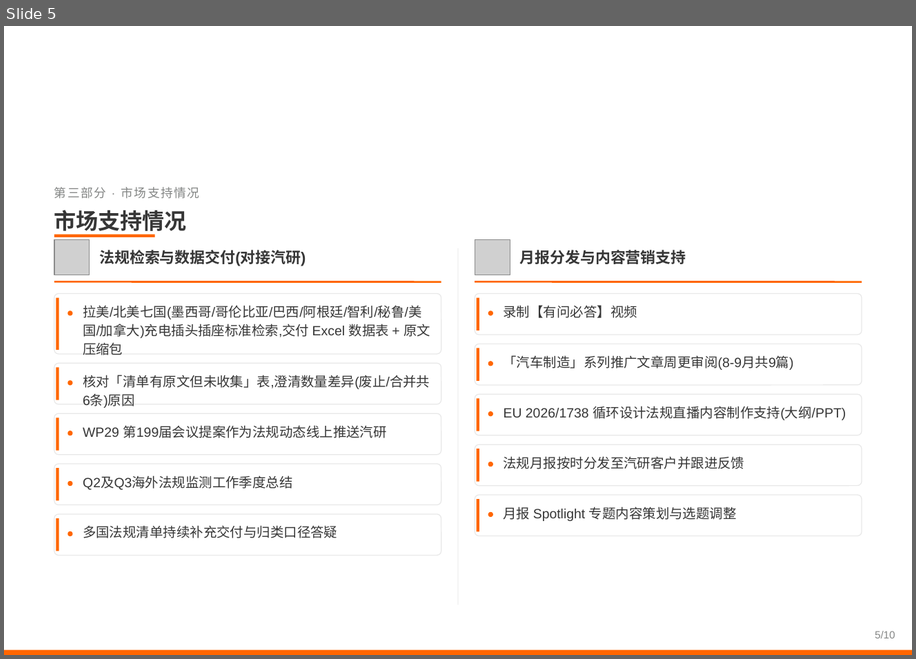
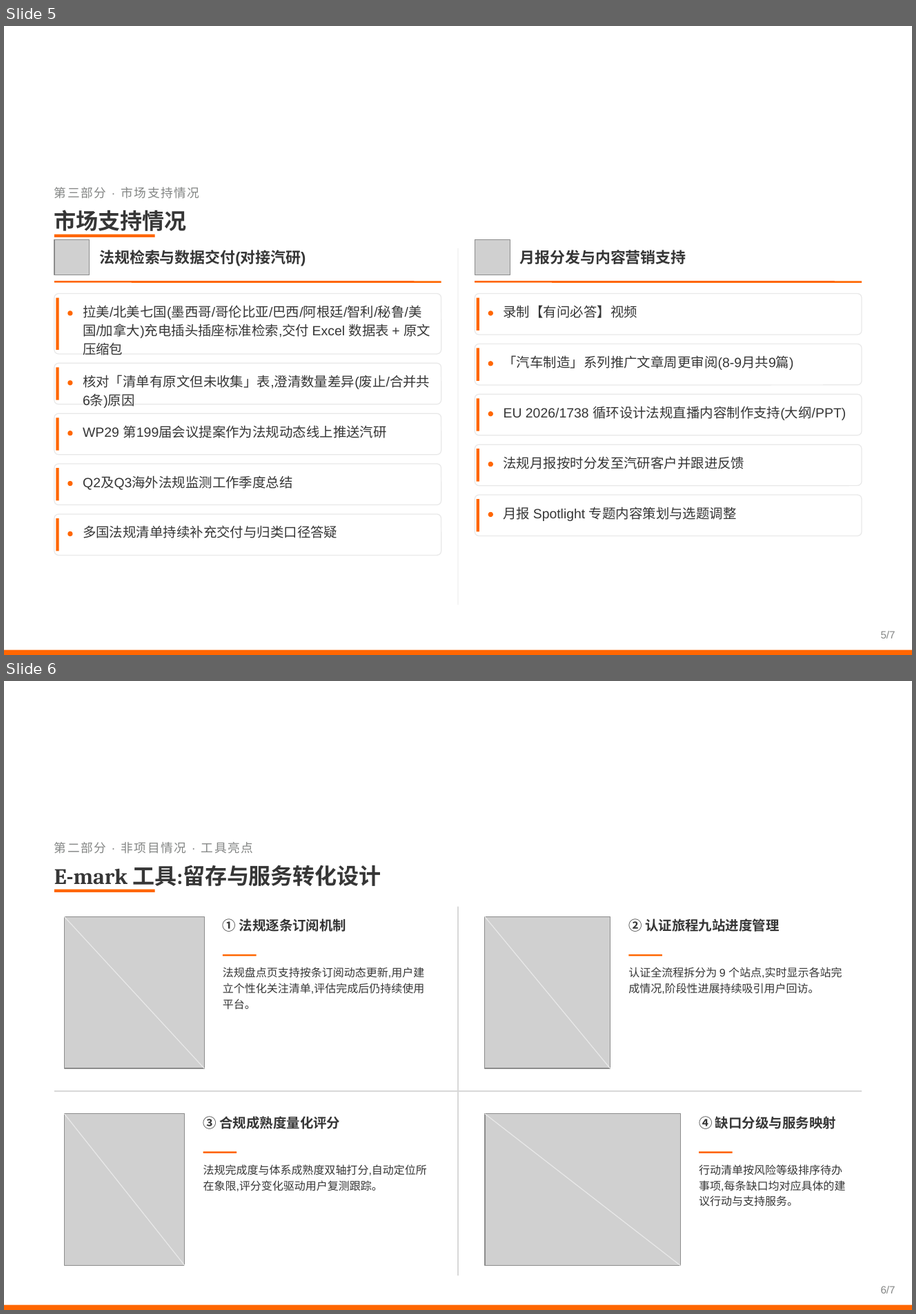
Before and after one commit to zhenghannah1228-boop/Auto-Reg-Monitor, a slide deck: 2026年8-9月工作汇报.pptx. Shown one above the other, each under a label of ours: slide 5 before the commit, slides 5 and 6 after it. The pictures are 916x659 and 916x1314 pixels, drawn with LibreOffice and Linux fonts; fonts in the diff are those of the drawing; grey boxes stand for pictures; background and template pictures are left out. Boxes give left, top, right and bottom in pixels: in the first picture for what was removed or moved away, otherwise in the second. Text is boxed around its words. In the diff, an @@ line names an element or a change of style, - is before the commit and + after.

```diff
--- a/2026年8-9月工作汇报.pptx
+++ b/2026年8-9月工作汇报.pptx
@@ slide 6 added at (4,681,912,1310), background picture (left out) @@
@@ text added at (54,842,253,853), 10.5 pt, text #848685 @@
+第二部分 · 非项目情况 · 工具亮点
@@ text added at (54,865,381,889), 19 pt, text #363636, bold @@
+E-mark 工具:留存与服务转化设计
@@ line added from (54, 891) to (155, 891), #FF6600 2.5 pt @@
@@ line added from (459, 907) to (459, 1276), #D8D8D8 1 pt @@
@@ picture added at (64,916,204,1068) @@
@@ line added from (64, 916) to (204, 1068), #E8E8E8 0.75 pt @@
@@ text added at (223,918,346,931), 11.5 pt, text #363636, bold @@
+① 法规逐条订阅机制
@@ picture added at (485,916,611,1068) @@
@@ line added from (485, 916) to (611, 1068), #E8E8E8 0.75 pt @@
@@ text added at (628,918,779,931), 11.5 pt, text #363636, bold @@
+② 认证旅程九站进度管理
@@ line added from (223, 955) to (257, 955), #FF6600 1.5 pt @@
@@ text added at (223,967,424,1009), 9.5 pt, text #363636 @@
+法规盘点页支持按条订阅动态更新,用户建立个性化关注清单,评估完成后仍持续使用平台。
@@ line added from (628, 955) to (662, 955), #FF6600 1.5 pt @@
@@ text added at (628,967,842,994), 9.5 pt, text #363636 @@
+认证全流程拆分为 9 个站点,实时显示各站完成情况,阶段性进展持续吸引用户回访。
@@ line added from (54, 1091) to (862, 1091), #D8D8D8 1 pt @@
@@ picture added at (64,1114,185,1265) @@
@@ line added from (64, 1114) to (185, 1265), #E8E8E8 0.75 pt @@
@@ picture added at (485,1114,681,1265) @@
@@ line added from (485, 1114) to (681, 1265), #E8E8E8 0.75 pt @@
@@ text added at (203,1116,340,1129), 11.5 pt, text #363636, bold @@
+③ 合规成熟度量化评分
@@ text added at (699,1116,836,1129), 11.5 pt, text #363636, bold @@
+④ 缺口分级与服务映射
@@ line added from (203, 1152) to (237, 1152), #FF6600 1.5 pt @@
@@ line added from (699, 1152) to (733, 1152), #FF6600 1.5 pt @@
@@ text added at (203,1164,427,1191), 9.5 pt, text #363636 @@
+法规完成度与体系成熟度双轴打分,自动定位所在象限,评分变化驱动用户复测跟踪。
@@ text added at (699,1164,845,1206), 9.5 pt, text #363636 @@
+行动清单按风险等级排序待办事项,每条缺口均对应具体的建议行动与支持服务。
@@ text added at (881,1285,895,1293), 9 pt, text #848685 @@
+6/7
@@ rectangle added at (4,1305,912,1310), fill #FF6600 @@
@@ slide 5 changed as well @@
@@ text at (881,630,895,638): text changed @@
-5/10
+5/7
```
Also in this commit, not shown: 5 other slides changed, 4 slides removed.
